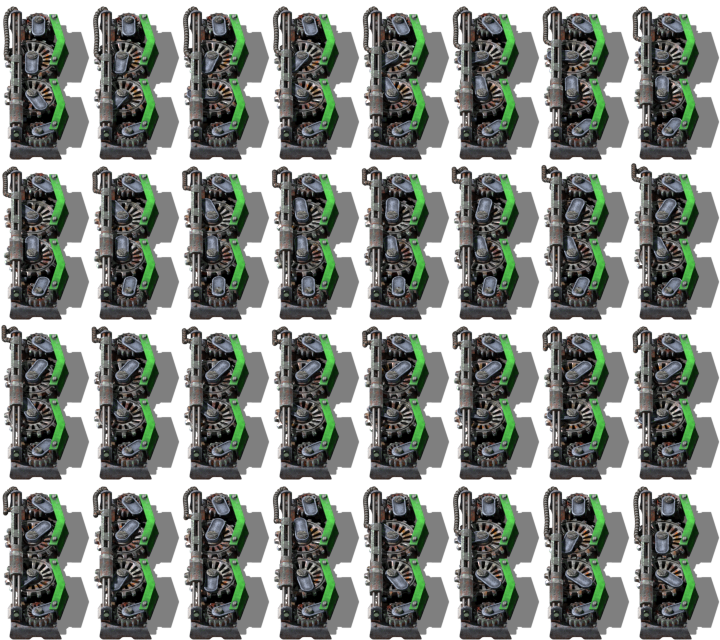
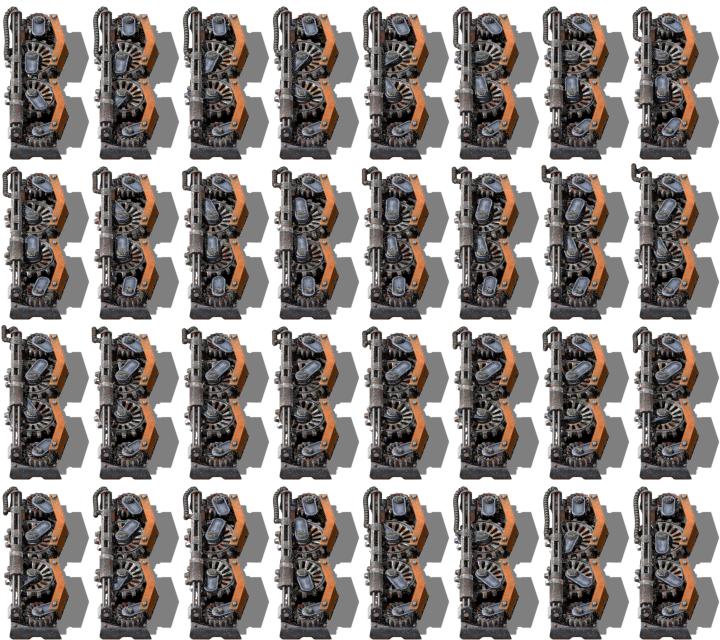
Layered file, before and after one edit (w=720, h=640). Changes by layer:
added layer "tier 5" above "tier 4" over [4, 10, 700, 637]
hid "tier 4" over [4, 10, 700, 637]
